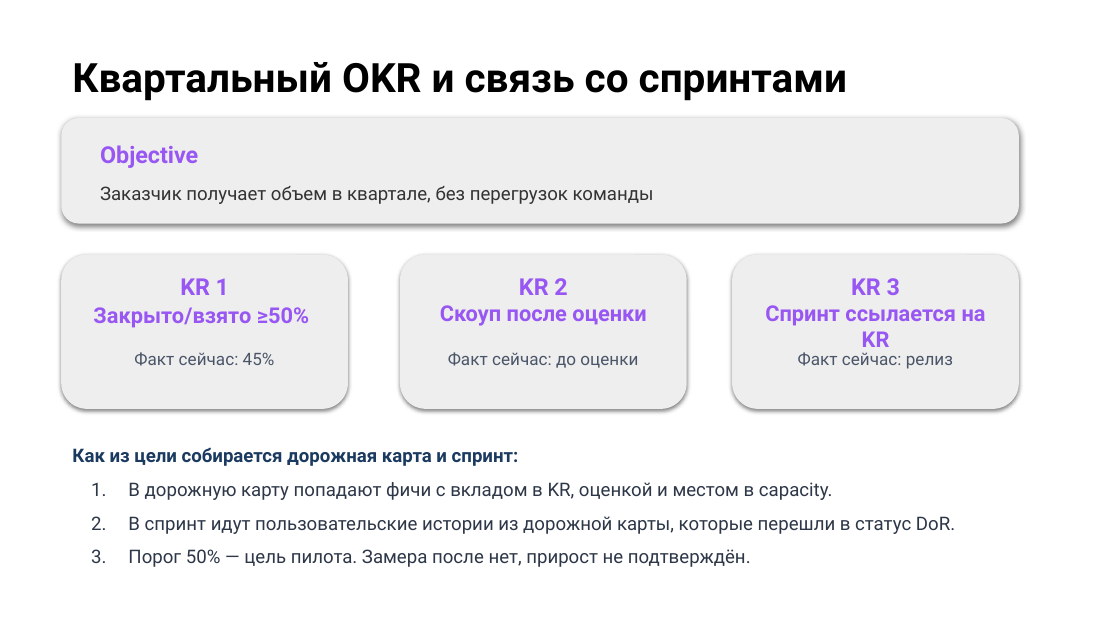
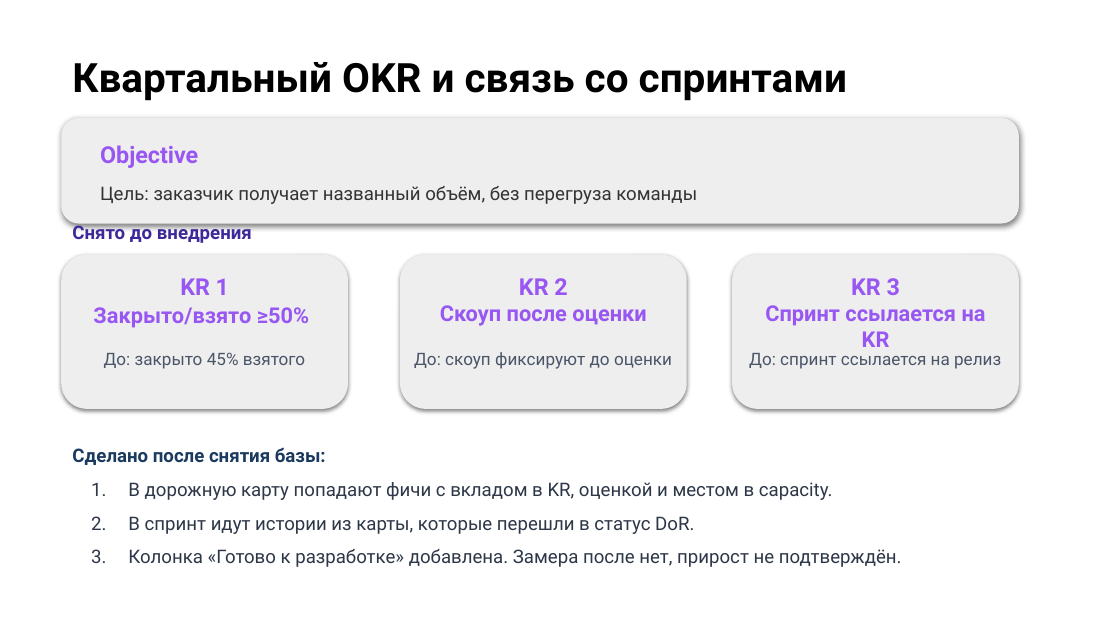
Before and after one commit to camelot270/otus_work, a slide deck: slide 18 of docs/Защита проекта. Петров Н.И..pptx. Drawn at 1120x630 pixels with LibreOffice and Linux fonts; fonts in the diff are those of the drawing; background and template pictures are left out. Boxes give left, top, right and bottom in pixels: in the first picture for what was removed or moved away, otherwise in the second. Text is boxed around its words. In the diff, an @@ line names an element or a change of style, - is before the commit and + after.

```diff
--- a/docs/Защита проекта. Петров Н.И..pptx
+++ b/docs/Защита проекта. Петров Н.И..pptx
@@ text at (100, 186, 697, 204): text changed @@
-Заказчик получает объем в квартале, без перегрузок команды
+Цель: заказчик получает названный объём, без перегруза команды
@@ text added at (72, 222, 252, 245), 12 pt, text #3F299A, bold @@
+Снято до внедрения
@@ text at (104, 352, 305, 369): text changed @@
-Факт сейчас: 45%
+До: закрыто 45% взятого
@@ text at (414, 352, 672, 369): text changed @@
-Факт сейчас: до оценки
+До: скоуп фиксируют до оценки
@@ text at (749, 353, 1001, 369): text changed @@
-Факт сейчас: релиз
+До: спринт ссылается на релиз
@@ text at (72, 447, 326, 465): text changed @@
-Как из цели собирается дорожная карта и спринт:
+Сделано после снятия базы:
@@ text at (128, 516, 902, 567): text changed @@
-2. В спринт идут пользовательские истории из дорожной карты, которые перешли в статус DoR.
-3. Порог 50% — цель пилота. Замера после нет, прирост не подтверждён.
+2. В спринт идут истории из карты, которые перешли в статус DoR.
+3. Колонка «Готово к разработке» добавлена. Замера после нет, прирост не подтверждён.
```
Also in this commit, not shown: 7 other slides changed.
